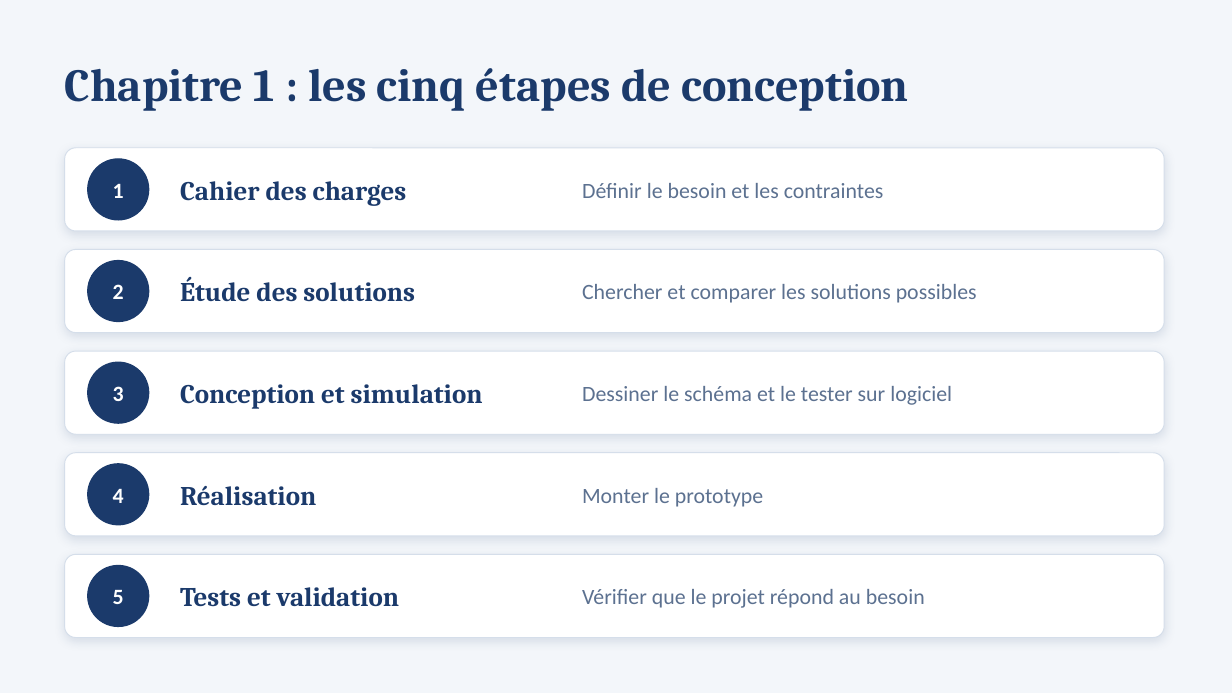
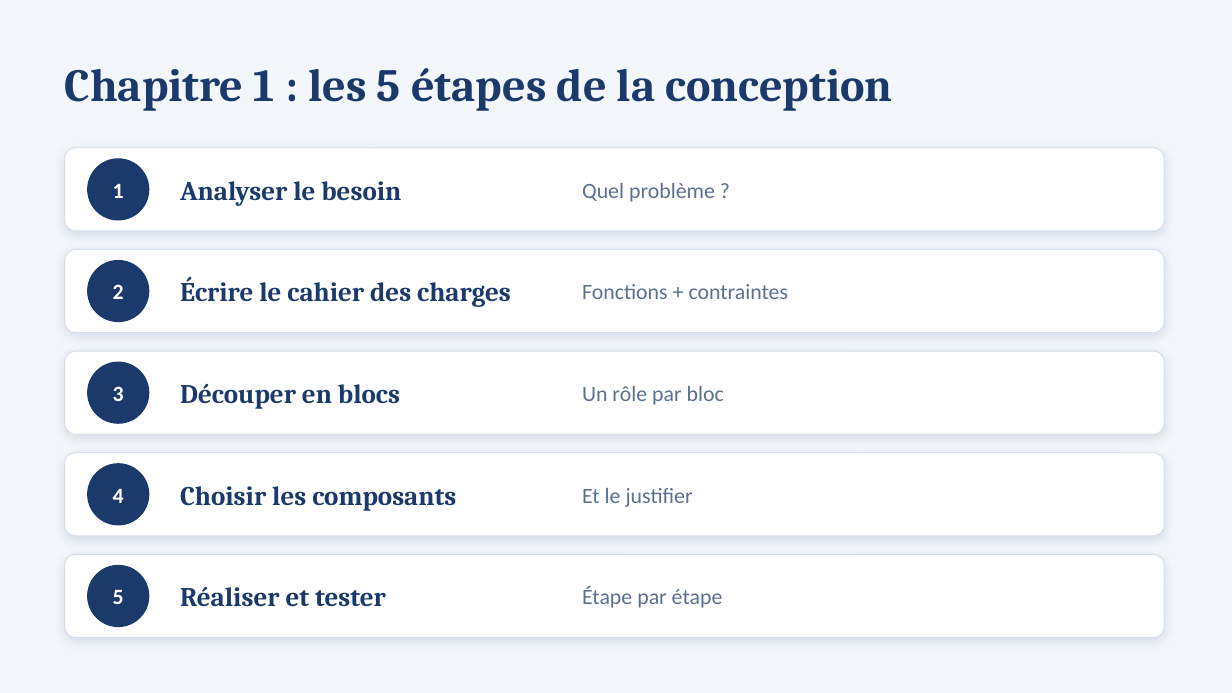
Before and after one commit to saidregani/myphdproject, a slide deck: slide 8 of projets/Organisation_Module_L3_ELN.pptx. Drawn at 1232x693 pixels with LibreOffice and Linux fonts; fonts in the diff are those of the drawing. Boxes give left, top, right and bottom in pixels: in the first picture for what was removed or moved away, otherwise in the second. Text is boxed around its words. In the diff, an @@ line names an element or a change of style, - is before the commit and + after.

```diff
--- a/projets/Organisation_Module_L3_ELN.pptx
+++ b/projets/Organisation_Module_L3_ELN.pptx
@@ text at [65, 68, 893, 111]: text changed @@
-Chapitre 1 : les cinq étapes de conception
+Chapitre 1 : les 5 étapes de la conception
@@ text at [180, 181, 401, 206]: text changed @@
-Cahier des charges
+Analyser le besoin
@@ text at [582, 183, 715, 202]: text changed @@
-Définir le besoin et les contraintes
+Quel problème ?
@@ text at [180, 277, 511, 307]: text changed @@
-Étude des solutions
+Écrire le cahier des charges
@@ text at [582, 284, 789, 299]: text changed @@
-Chercher et comparer les solutions possibles
+Fonctions + contraintes
@@ text at [180, 384, 400, 409]: text changed @@
-Conception et simulation
+Découper en blocs
@@ text at [582, 386, 724, 405]: text changed @@
-Dessiner le schéma et le tester sur logiciel
+Un rôle par bloc
@@ text at [180, 486, 456, 511]: text changed @@
-Réalisation
+Choisir les composants
@@ text at [582, 488, 693, 507]: text changed @@
-Monter le prototype
+Et le justifier
@@ text at [180, 587, 386, 607]: text changed @@
-Tests et validation
+Réaliser et tester
@@ text at [582, 586, 723, 608]: text changed @@
-Vérifier que le projet répond au besoin
+Étape par étape
```
Also in this commit, not shown: 1 other slide changed, 1 other file.
